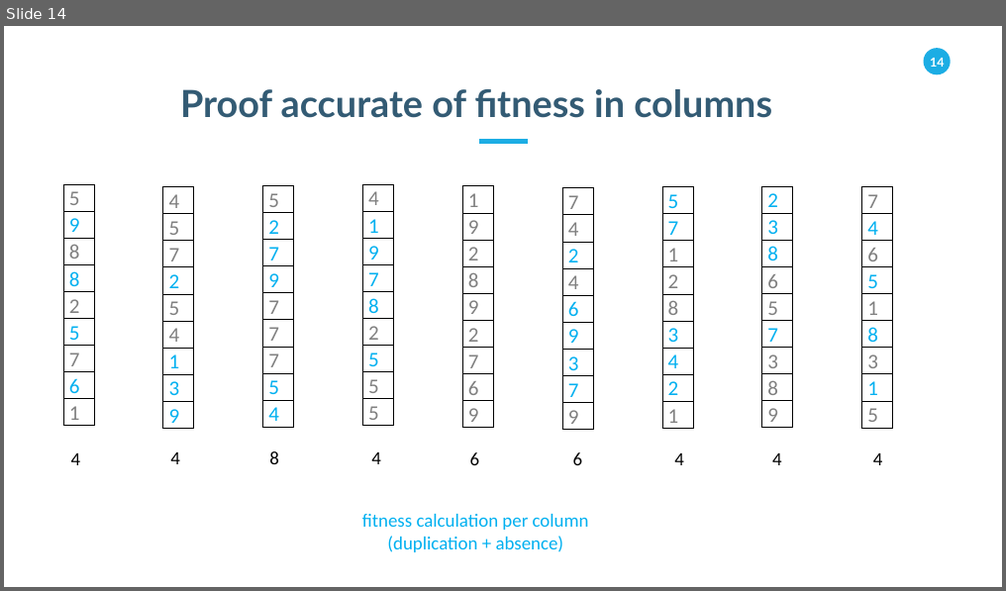
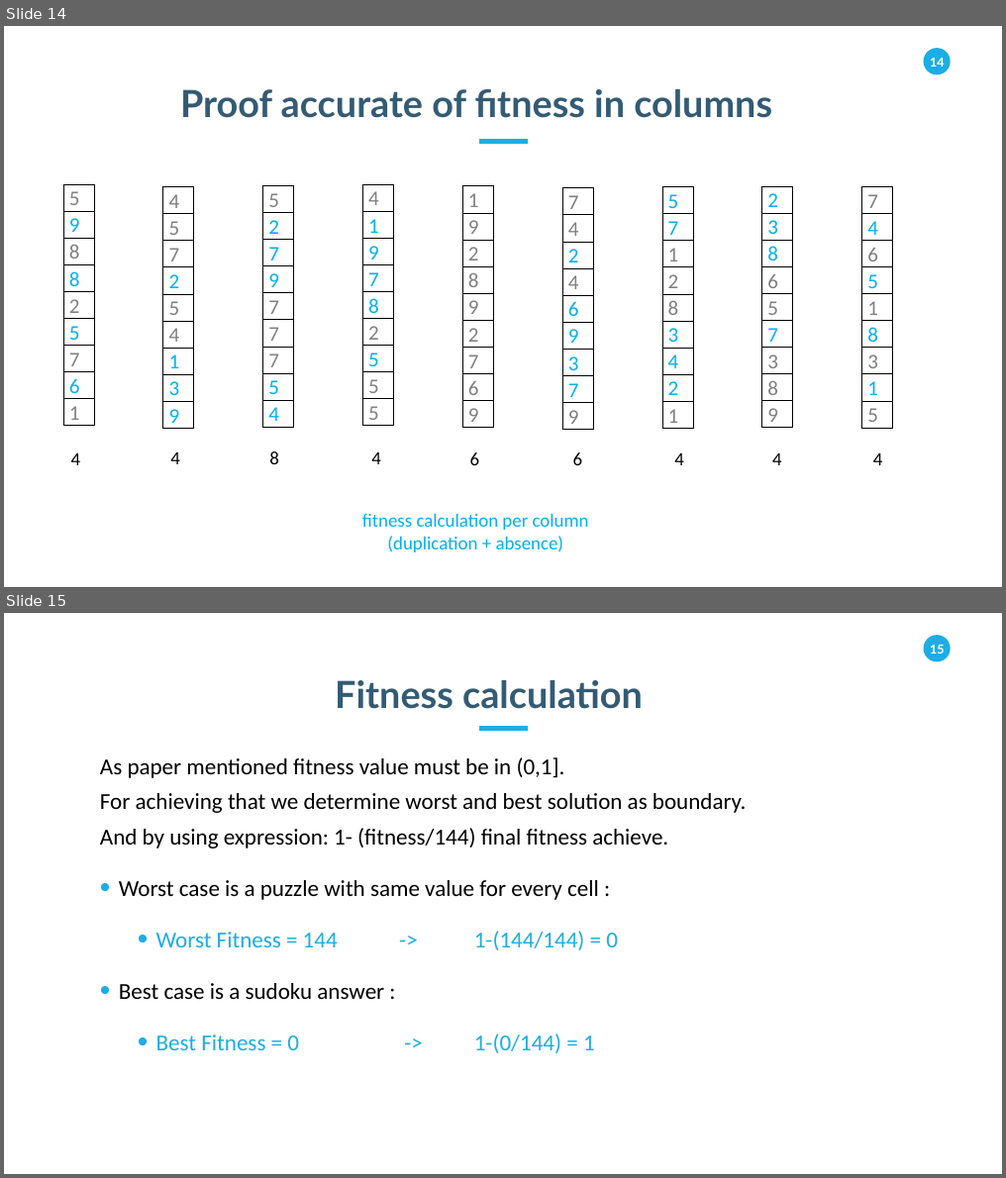
Before and after one commit to salehafzoon/sudoku-solver-with-ga, a slide deck: presentation.pptx. Shown one above the other, each under a label of ours: slide 14 before the commit, slides 14 and 15 after it. The pictures are 1006x591 and 1006x1178 pixels, drawn with LibreOffice and Linux fonts; fonts in the diff are those of the drawing. Boxes give left, top, right and bottom in pixels: in the first picture for what was removed or moved away, otherwise in the second. Text is boxed around its words. In the diff, an @@ line names an element or a change of style, - is before the commit and + after.

```diff
--- a/presentation.pptx
+++ b/presentation.pptx
@@ slide 15 added at [4,613,1002,1174], background #FFFFFF; not listed: 2 template elements that a slide beside it also shows @@
@@ text added at [335,680,643,709], 36 pt, text #335B74, bold @@
+Fitness calculation
@@ line added from (479, 728) to (528, 728), #1CADE4 4.5 pt @@
@@ text added at [100,758,746,1051], 22 pt, text #000000 @@
+As paper mentioned fitness value must be in (0,1].
+For achieving that we determine worst and best solution as boundary.
+And by using expression: 1- (fitness/144) final fitness achieve.
+• Worst case is a puzzle with same value for every cell :
+  • Worst Fitness = 144 -> 1-(144/144) = 0
+• Best case is a sudoku answer :
+  • Best Fitness = 0 -> 1-(0/144) = 1
```
Also in this commit, not shown: 7 other slides added, 6 other files.
